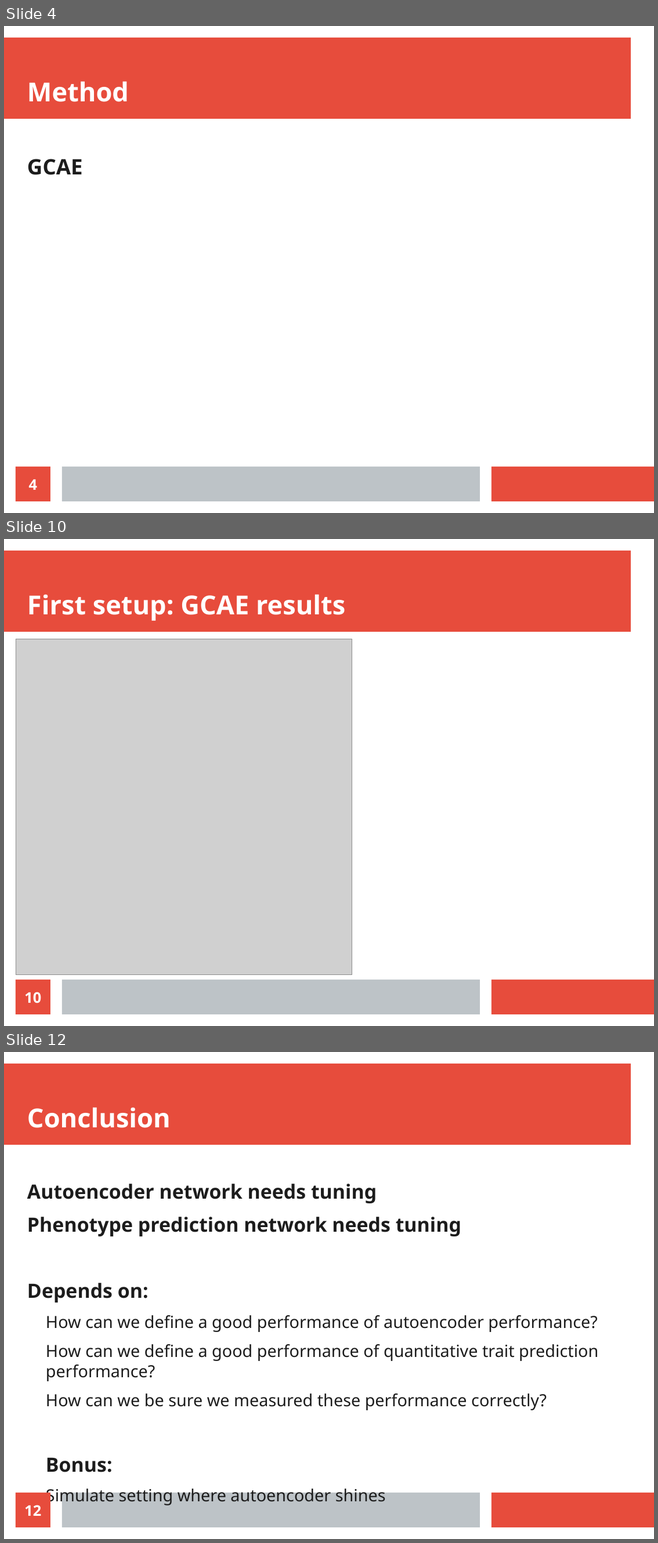
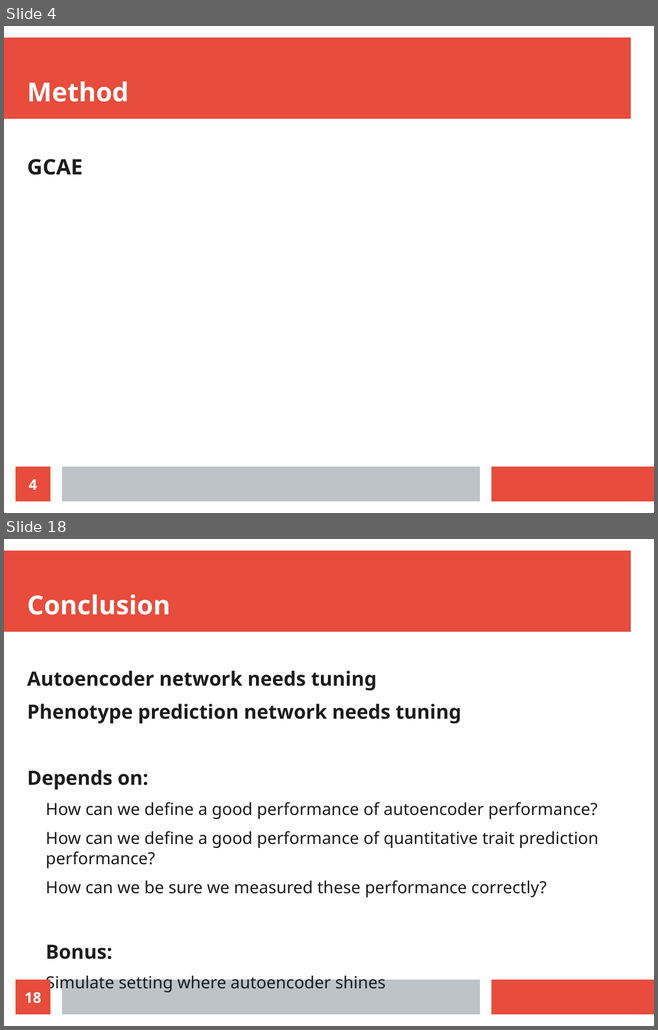
Before and after one commit to richelbilderbeek/science_presentation_20220305, a slide deck: science_presentation_20220305.odp. Shown one above the other, each under a label of ours: slides 4, 10 and 12 before the commit, slides 4 and 18 after it; the slides between them are not shown. The pictures are 658x1543 and 658x1030 pixels, drawn with LibreOffice and Linux fonts; fonts in the diff are those of the drawing; grey boxes stand for pictures. Boxes give left, top, right and bottom in pixels: in the first picture for what was removed or moved away, otherwise in the second. Text is boxed around its words. In the diff, an @@ line names an element or a change of style, - is before the commit and + after.

```diff
--- a/science_presentation_20220305.odp
+++ b/science_presentation_20220305.odp
@@ slide 10 removed at (4,539,654,1026), background #FFFFFF; not listed: 3 template elements that a slide beside it also shows @@
@@ title removed at (27,594,345,621) @@
-First setup: GCAE results
@@ picture removed at (16,639,352,975) @@
@@ page number removed at (16,980,50,1015) @@
-10
@@ what was slide 12 is now slide 18 @@
@@ page number at (24,992,41,1004): text changed @@
-12
+18
```
Also in this commit, not shown: 6 slides changed, 8 slides added, 1 other slide removed, 4 other files.
